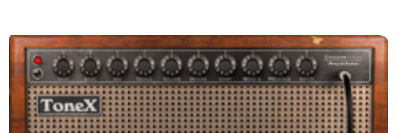
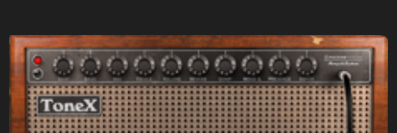
Comparing the layer stacks of the two 397px x 133px images. Changes:
added layer "Background" over [0,0,397,133]